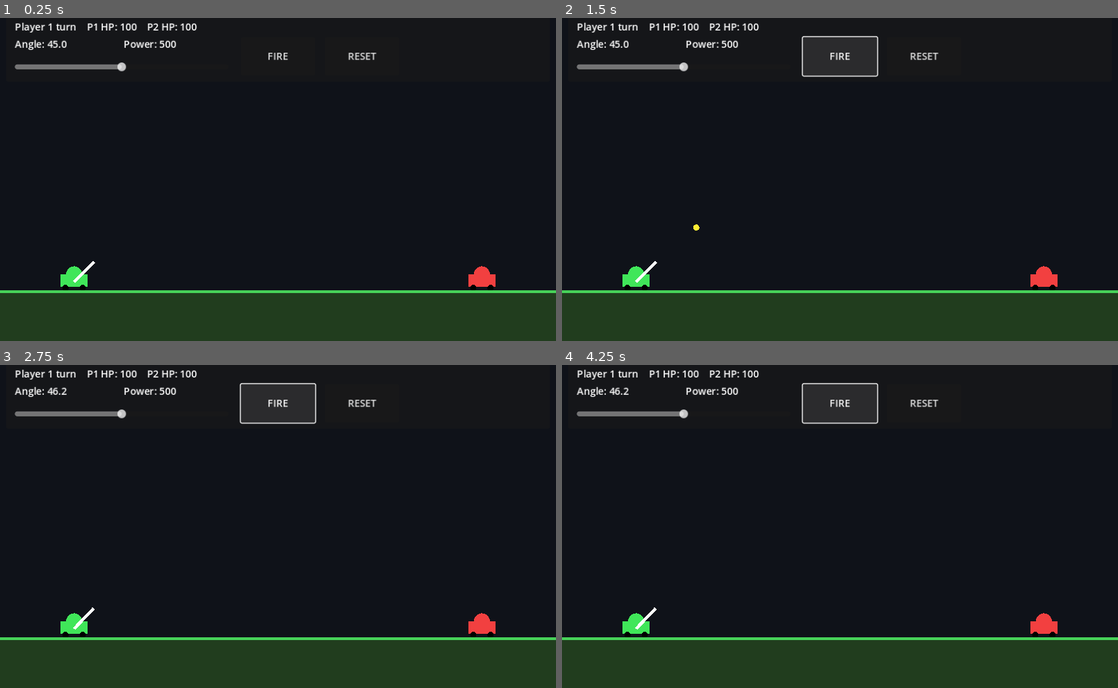
Above: before the commit, frames 1-4 (two rows, left to right).
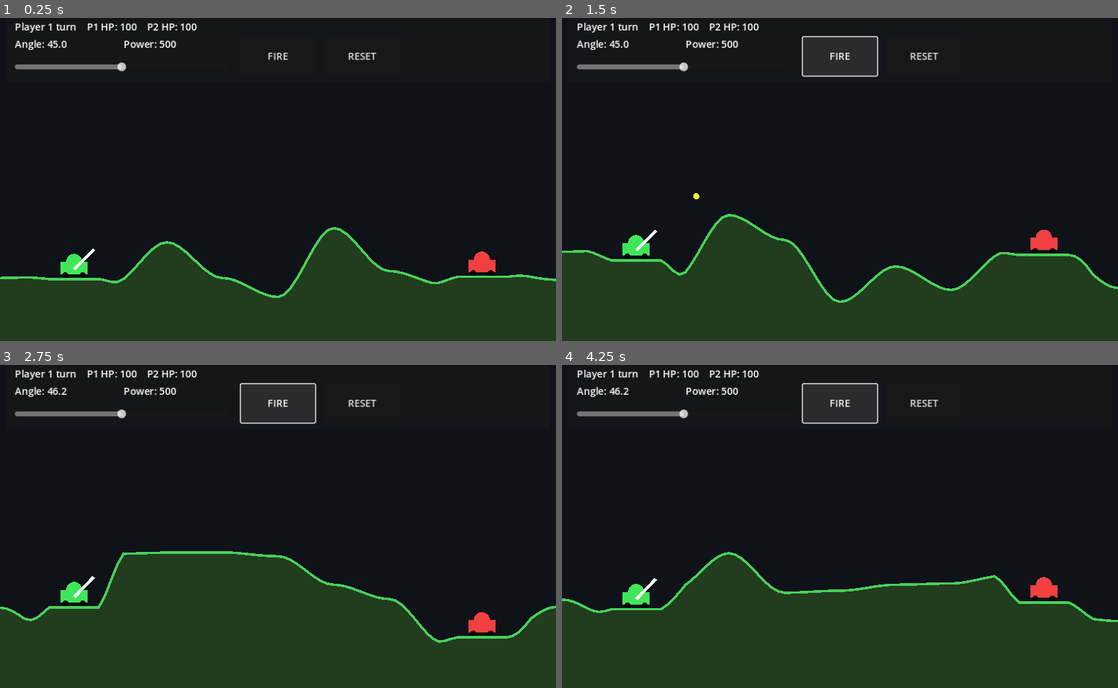
Above: after the commit, the same moments.

Repository: nwrowe/tilt-tanks
Game: Godot game, scene res://scenes/Main.tscn
Two runs of this game, one before a commit and one after it. Both use one fixed random seed, a clock stepped at 60 frames per second and the inputs below.
Inputs:
- Up to frame 1 (0.25 s): no input
- Up to frame 2 (1.5 s): click "RESET" at 0.5 s; click "FIRE" at 1.25 s
- Up to frame 3 (2.75 s): hold Up from 2.03 s (still down); hold R from 2.03 s (still down)
- Up to frame 4 (4.25 s): release Up at 2.78 s; release R at 2.78 s; hold Down 2.78-3.53 s; tap R at 2.85 s; hold Up from 3.53 s (still down); hold R from 3.53 s (still down)

The runs differ from the first frame. In frame 1, 7.8% of the frame differs, in the area x 0-100%, y 64-87%; in frame 2, 11%; in frame 3, 16%; in frame 4, 16%, in the area x 0-100%, y 57-86%.

Commit message:
Add random terrain, craters, and stronger hits

Diff:
--- a/scripts/Main.gd
+++ b/scripts/Main.gd
@@ -10,12 +10,21 @@
 
 const SCREEN_SIZE: Vector2 = Vector2(900, 540)
 const GROUND_Y: float = 460.0
+const TERRAIN_STEP: float = 10.0
+const TERRAIN_MIN_Y: float = 315.0
+const TERRAIN_MAX_Y: float = 485.0
 const TANK_RADIUS: float = 16.0
 const CANNON_LENGTH: float = 46.0
 const PROJECTILE_RADIUS: float = 5.0
-const EXPLOSION_RADIUS: float = 46.0
-
-var tank_positions: Array[Vector2] = [Vector2(120, GROUND_Y - TANK_RADIUS), Vector2(780, GROUND_Y - TANK_RADIUS)]
+const EXPLOSION_RADIUS: float = 58.0
+const DIRECT_HIT_RADIUS: float = 24.0
+const MAX_DAMAGE: int = 100
+const CRATER_RADIUS: float = 54.0
+const CRATER_DEPTH: float = 46.0
+
+var rng: RandomNumberGenerator = RandomNumberGenerator.new()
+var terrain_points: Array[Vector2] = []
+var tank_positions: Array[Vector2] = [Vector2.ZERO, Vector2.ZERO]
 var tank_health: Array[int] = [100, 100]
 
 var current_player: int = 0
@@ -32,10 +41,10 @@
 var game_over: bool = false
 
 func _ready() -> void:
+	rng.randomize()
 	fire_button.pressed.connect(_on_fire_pressed)
 	reset_button.pressed.connect(reset_match)
-	_make_flat_terrain()
-	_update_ui()
+	reset_match()
 
 func _process(delta: float) -> void:
 	if Input.is_key_pressed(KEY_R):
@@ -56,10 +65,87 @@
 	_update_ui()
 	queue_redraw()
 
-func _make_flat_terrain() -> void:
+func _generate_random_terrain() -> void:
+	terrain_points.clear()
+
+	var control_spacing: float = 90.0
+	var control_points: Array[Vector2] = []
+	var control_count: int = int(ceil(SCREEN_SIZE.x / control_spacing)) + 2
+
+	for i: int in range(control_count):
+		var x: float = float(i) * control_spacing
+		var y: float = rng.randf_range(TERRAIN_MIN_Y, TERRAIN_MAX_Y)
+
+		# Keep the tank spawn edges somewhat playable.
+		if x < 180.0 or x > SCREEN_SIZE.x - 180.0:
+			y = rng.randf_range(390.0, 455.0)
+
+		control_points.append(Vector2(x, y))
+
+	var point_count: int = int(SCREEN_SIZE.x / TERRAIN_STEP) + 1
+	for i: int in range(point_count):
+		var x: float = float(i) * TERRAIN_STEP
+		var control_index: int = mini(int(floor(x / control_spacing)), control_points.size() - 2)
+		var left: Vector2 = control_points[control_index]
+		var right: Vector2 = control_points[control_index + 1]
+		var t: float = clampf((x - left.x) / (right.x - left.x), 0.0, 1.0)
+		var smooth_t: float = t * t * (3.0 - 2.0 * t)
+		var y: float = lerpf(left.y, right.y, smooth_t)
+		terrain_points.append(Vector2(x, y))
+
+	_flatten_spawn_area(120.0, 42.0)
+	_flatten_spawn_area(780.0, 42.0)
+	_refresh_terrain_line()
+	_place_tanks_on_terrain()
+
+func _flatten_spawn_area(center_x: float, half_width: float) -> void:
+	var y_sum: float = 0.0
+	var count: int = 0
+
+	for point: Vector2 in terrain_points:
+		if absf(point.x - center_x) <= half_width:
+			y_sum += point.y
+			count += 1
+
+	if count <= 0:
+		return
+
+	var flat_y: float = y_sum / float(count)
+	for i: int in range(terrain_points.size()):
+		var point: Vector2 = terrain_points[i]
+		var dist: float = absf(point.x - center_x)
+		if dist <= half_width:
+			point.y = flat_y
+		elif dist <= half_width + 35.0:
+			var blend: float = (dist - half_width) / 35.0
+			point.y = lerpf(flat_y, point.y, blend)
+		terrain_points[i] = point
+
+func _refresh_terrain_line() -> void:
 	terrain.clear_points()
-	terrain.add_point(Vector2(0, GROUND_Y))
-	terrain.add_point(Vector2(SCREEN_SIZE.x, GROUND_Y))
+	for point: Vector2 in terrain_points:
+		terrain.add_point(point)
+
+func _place_tanks_on_terrain() -> void:
+	tank_positions[0] = Vector2(120.0, _ground_y_at_x(120.0) - TANK_RADIUS)
+	tank_positions[1] = Vector2(780.0, _ground_y_at_x(780.0) - TANK_RADIUS)
+
+func _ground_y_at_x(x: float) -> float:
+	if terrain_points.is_empty():
+		return GROUND_Y
+
+	if x <= terrain_points[0].x:
+		return terrain_points[0].y
+
+	var last_index: int = terrain_points.size() - 1
+	if x >= terrain_points[last_index].x:
+		return terrain_points[last_index].y
+
+	var index: int = mini(int(floor(x / TERRAIN_STEP)), last_index - 1)
+	var left: Vector2 = terrain_points[index]
+	var right: Vector2 = terrain_points[index + 1]
+	var t: float = clampf((x - left.x) / (right.x - left.x), 0.0, 1.0)
+	return lerpf(left.y, right.y, t)
 
 func _update_angle_from_input(delta: float) -> void:
 	var gravity_vec: Vector3 = Input.get_gravity()
@@ -96,12 +182,13 @@
 	projectile_pos += projectile_vel * delta
 
 	var enemy: int = 1 - current_player
-	if projectile_pos.distance_to(tank_positions[enemy]) <= EXPLOSION_RADIUS:
+	if projectile_pos.distance_to(tank_positions[enemy]) <= TANK_RADIUS + PROJECTILE_RADIUS:
 		_explode(projectile_pos)
 		return
 
-	if projectile_pos.y >= GROUND_Y:
-		_explode(projectile_pos)
+	var ground_y: float = _ground_y_at_x(projectile_pos.x)
+	if projectile_pos.y >= ground_y:
+		_explode(Vector2(projectile_pos.x, ground_y))
 		return
 
 	if projectile_pos.x < -100.0 or projectile_pos.x > SCREEN_SIZE.x + 100.0 or projectile_pos.y > SCREEN_SIZE.y + 150.0:
@@ -112,16 +199,38 @@
 	explosion_pos = pos
 	explosion_timer = 0.35
 
-	for player: int in range(2):
-		var dist: float = pos.distance_to(tank_positions[player])
-		if dist <= EXPLOSION_RADIUS:
-			var damage: int = int(round(45.0 * (1.0 - dist / EXPLOSION_RADIUS)))
-			tank_health[player] = maxi(0, tank_health[player] - damage)
+	_apply_crater(pos)
+	_apply_explosion_damage(pos)
+	_place_tanks_on_terrain()
 
 	if tank_health[0] <= 0 or tank_health[1] <= 0:
 		game_over = true
 	else:
 		current_player = 1 - current_player
+
+func _apply_explosion_damage(pos: Vector2) -> void:
+	for player: int in range(2):
+		var dist: float = pos.distance_to(tank_positions[player])
+		if dist <= DIRECT_HIT_RADIUS:
+			tank_health[player] = 0
+		elif dist <= EXPLOSION_RADIUS:
+			var normalized: float = (dist - DIRECT_HIT_RADIUS) / (EXPLOSION_RADIUS - DIRECT_HIT_RADIUS)
+			var damage_float: float = float(MAX_DAMAGE) * pow(1.0 - normalized, 1.35)
+			var damage: int = maxi(8, int(round(damage_float)))
+			tank_health[player] = maxi(0, tank_health[player] - damage)
+
+func _apply_crater(pos: Vector2) -> void:
+	for i: int in range(terrain_points.size()):
+		var point: Vector2 = terrain_points[i]
+		var dx: float = point.x - pos.x
+		if absf(dx) <= CRATER_RADIUS:
+			var normalized_x: float = dx / CRATER_RADIUS
+			var bowl: float = sqrt(maxf(0.0, 1.0 - normalized_x * normalized_x))
+			var target_y: float = pos.y + CRATER_DEPTH * bowl
+			point.y = clampf(maxf(point.y, target_y), TERRAIN_MIN_Y, SCREEN_SIZE.y + 80.0)
+			terrain_points[i] = point
+
+	_refresh_terrain_line()
 
 func reset_match() -> void:
 	current_player = 0
@@ -135,6 +244,7 @@
 	explosion_pos = Vector2.INF
 	explosion_timer = 0.0
 	game_over = false
+	_generate_random_terrain()
 
 func _update_ui() -> void:
 	angle_label.text = "Angle: %.1f" % angle_deg
@@ -150,8 +260,7 @@
 	# Sky/background
 	draw_rect(Rect2(Vector2.ZERO, SCREEN_SIZE), Color(0.06, 0.07, 0.10), true)
 
-	# Ground fill
-	draw_rect(Rect2(Vector2(0, GROUND_Y), Vector2(SCREEN_SIZE.x, SCREEN_SIZE.y - GROUND_Y)), Color(0.13, 0.24, 0.12), true)
+	_draw_ground_fill()
 
 	# Tanks
 	_draw_tank(0, Color(0.25, 0.9, 0.35))
@@ -172,6 +281,17 @@
 	if explosion_timer > 0.0 and explosion_pos != Vector2.INF:
 		var t: float = explosion_timer / 0.35
 		draw_circle(explosion_pos, EXPLOSION_RADIUS * (1.0 - 0.25 * t), Color(1.0, 0.55, 0.1, 0.55))
+
+func _draw_ground_fill() -> void:
+	if terrain_points.is_empty():
+		return
+
+	var polygon: PackedVector2Array = PackedVector2Array()
+	polygon.append(Vector2(0.0, SCREEN_SIZE.y + 100.0))
+	for point: Vector2 in terrain_points:
+		polygon.append(point)
+	polygon.append(Vector2(SCREEN_SIZE.x, SCREEN_SIZE.y + 100.0))
+	draw_colored_polygon(polygon, Color(0.13, 0.24, 0.12))
 
 func _draw_tank(index: int, color: Color) -> void:
 	var pos: Vector2 = tank_positions[index]
